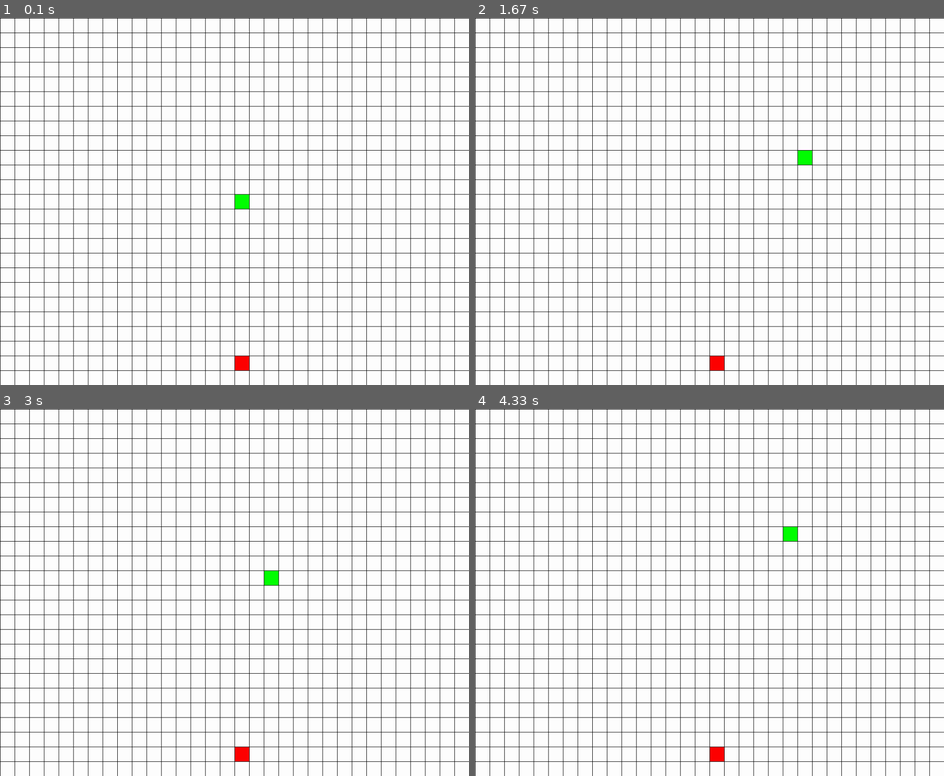
Above: before the commit, frames 1-4 (two rows, left to right).
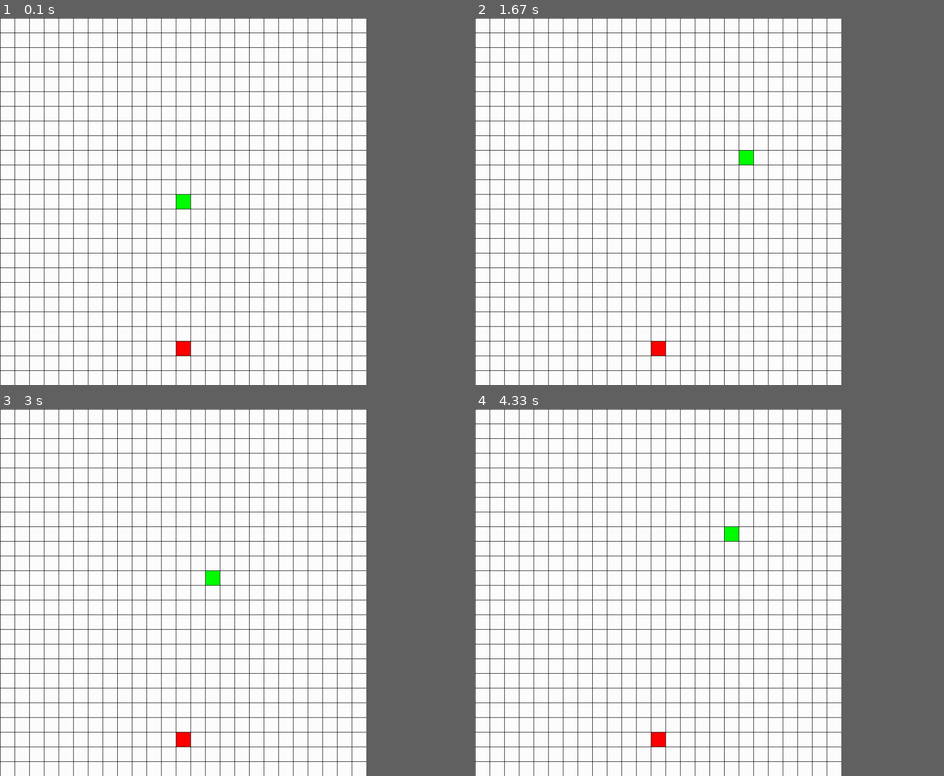
Above: after the commit, the same moments.

Repository: k-qich/2D-SnakeGame-Pygame
Game: pygame game, started from game.py
Two runs of this game, one before a commit and one after it. Both use one fixed random seed, a clock stepped at 60 frames per second and the inputs below.
Inputs:
- Up to frame 1 (0.1 s): no input
- Up to frame 2 (1.67 s): hold Up 0.83-1.3 s; hold Right from 1.33 s (still down)
- Up to frame 3 (3 s): release Right at 1.8 s; hold Left 1.83-2.37 s; hold Down 2.4-2.7 s; hold Left from 2.73 s (still down)
- Up to frame 4 (4.33 s): release Left at 3.13 s; hold Up 3.17-3.53 s; hold Right 3.57-4.2 s; hold Down from 4.23 s (still down)
In our replay, the window is 900x703 before the commit and 703x703 after it. These sizes can differ from the game's own. Grey fills any space a smaller window leaves; there, only what the larger window draws over its background counts as a difference.

The runs differ from the first frame. In frame 1, 3.7% of the frame differs, in the area x 37-100%, y 0-100%; in frame 2, 3.7%; in frame 3, 3.7%; in frame 4, 3.7%.

Commit message:
Added snake growing upon apple consumption and fixed apple generating outside screen boundaries

Diff:
--- a/constants.py
+++ b/constants.py
@@ -1,6 +1,6 @@
 # game window constants
 DISPLAY_TITLE = "Snake"
-DISPLAY_WIDTH = 1024
+DISPLAY_WIDTH = 800
 DISPLAY_HEIGHT = 800
 FPS = 60
 
--- a/entity.py
+++ b/entity.py
@@ -13,7 +13,7 @@
 
         # defines boundaries of sprite
         self.rect = self.image.get_rect()
-        self.rect.topleft = (x * TILE_SIZE, y * TILE_SIZE)
+        self.rect.topleft = (x, y)
 
 
 class SnakeHead(Entity):
@@ -23,21 +23,27 @@
         self.dx = TILE_SIZE
         self.dy = 0
 
-        self.last_movement_time = 0
-        self.movement_interval = PLAYER_SPEED       # how fast the snake will be moving
+        # keeps track of players last position
+        self.last_posx = x
+        self.last_posy = y
 
     def update(self):
-        t_now = pg.time.get_ticks()
+        # save snake's last position
+        self.last_posx = self.rect.x
+        self.last_posy = self.rect.y
 
-        # regulate snake's movement speed
-        if t_now - self.last_movement_time > self.movement_interval:
-            self.rect.x += self.dx
-            self.rect.y += self.dy
-            self.last_movement_time = t_now
+        # update snake's position
+        self.rect.x += self.dx
+        self.rect.y += self.dy
 
 
-class SnakeBody:
-    pass
+class SnakeBody(Entity):
+    def __init__(self, x, y, colour):
+        super().__init__(x, y, colour)
+
+        # keeps track of the body's last position
+        self.last_posx = x
+        self.last_posy = y
 
 
 class Apple(Entity):
--- a/game.py
+++ b/game.py
@@ -18,8 +18,13 @@
         self.gameDisplay = pg.display.set_mode((self.display_width, self.display_height))
         pg.display.set_caption(self.display_name)
 
+        # game vars
+        self.last_movement_time = 0
+        self.movement_interval = PLAYER_SPEED       # how fast the snake will be moving
+
         # game objects
         self.snake_head = None
+        self.snake = []
 
         # sprite groups
         self.snake_sprites = pg.sprite.Group()
@@ -29,22 +34,37 @@
         self.running = False
 
     def init_game_vars(self):
-        self.snake_head = entity.SnakeHead(int(self.display_width/TILE_SIZE/2), int(self.display_height/TILE_SIZE/2), GREEN)
+        self.snake_head = entity.SnakeHead(int(self.display_width/TILE_SIZE/2) * TILE_SIZE, int(self.display_height/TILE_SIZE/2) * TILE_SIZE, GREEN)
         self.snake_sprites.add(self.snake_head)
-        self.generate_new_apple()
+        self.snake.append(self.snake_head)
 
     def update(self):
-        self.snake_sprites.update()
+        if not self.apple_sprite:
+            self.generate_new_apple()
 
-        # check if player is going out of bounds
-        if self.boundary_check():
-            self.running = False
+        t_now = pg.time.get_ticks()
 
-        # check if snake has collided with an apple
-        apple_collision = pg.sprite.spritecollide(self.snake_head, self.apple_sprite, False)
-        for apple in apple_collision:
-            apple.kill()
-            self.generate_new_apple()
+        # regulate snake's movement speed
+        if t_now - self.last_movement_time > self.movement_interval:
+            self.last_movement_time = t_now
+            self.snake_sprites.update()
+
+            # check if snake has collided with an apple
+            apple_collision = pg.sprite.spritecollide(self.snake_head, self.apple_sprite, False)
+            for apple in apple_collision:
+                apple.kill()
+                self.grow_snake()
+
+            # update the snake's body
+            if len(self.snake) > 1:
+                for i in range(1, len(self.snake), 1):
+                    self.snake[i].last_posx = self.snake[i].rect.topleft[0]
+                    self.snake[i].last_posy = self.snake[i].rect.topleft[1]
+                    self.snake[i].rect.topleft = (self.snake[i - 1].last_posx, self.snake[i - 1].last_posy)
+
+            # check if player is going out of bounds
+            if self.boundary_check():
+                self.running = False
 
     def render(self):
         # rendering the game background
@@ -117,14 +137,17 @@
 
     # creates a new random position for an apple
     def generate_new_apple(self):
-        posy = random.randint(0, DISPLAY_HEIGHT/TILE_SIZE)
-        posx = random.randint(0, DISPLAY_WIDTH/TILE_SIZE)
-        apple = entity.Apple(posx, posy, RED)
+        posy = random.randint(0, int((DISPLAY_HEIGHT - TILE_SIZE)/TILE_SIZE))
+        posx = random.randint(0, int((DISPLAY_WIDTH - TILE_SIZE)/TILE_SIZE))
+        apple = entity.Apple(posx * TILE_SIZE, posy * TILE_SIZE, RED)
         self.apple_sprite.add(apple)
 
     # increases the length of the snake upon consuming an apple
     def grow_snake(self):
-        pass
+        # add new snake body to the end of the snake
+        snake_body = entity.SnakeBody(self.snake[-1].last_posx, self.snake[-1].last_posy, GREEN)
+        self.snake_sprites.add(snake_body)
+        self.snake.append(snake_body)
 
     def run(self):
         self.game_loop()
